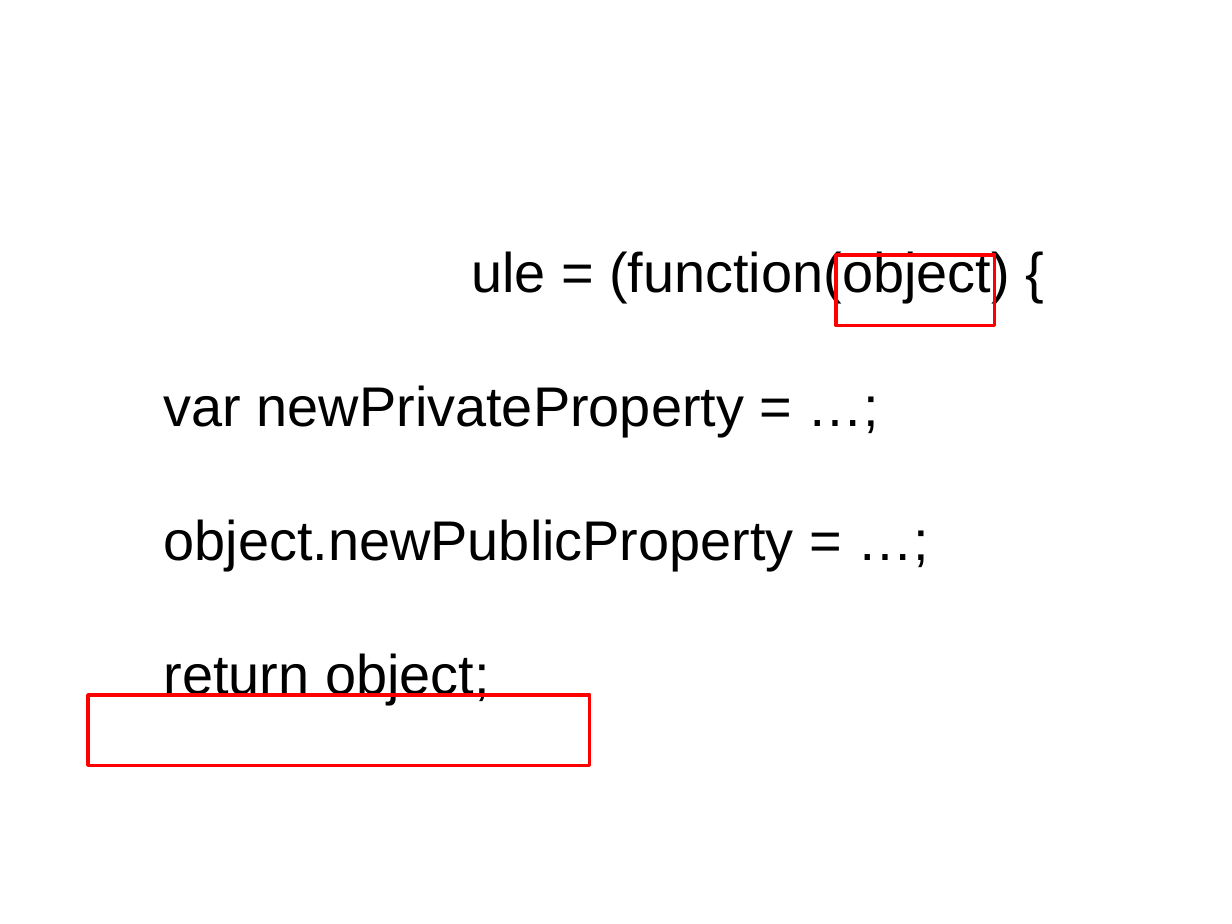
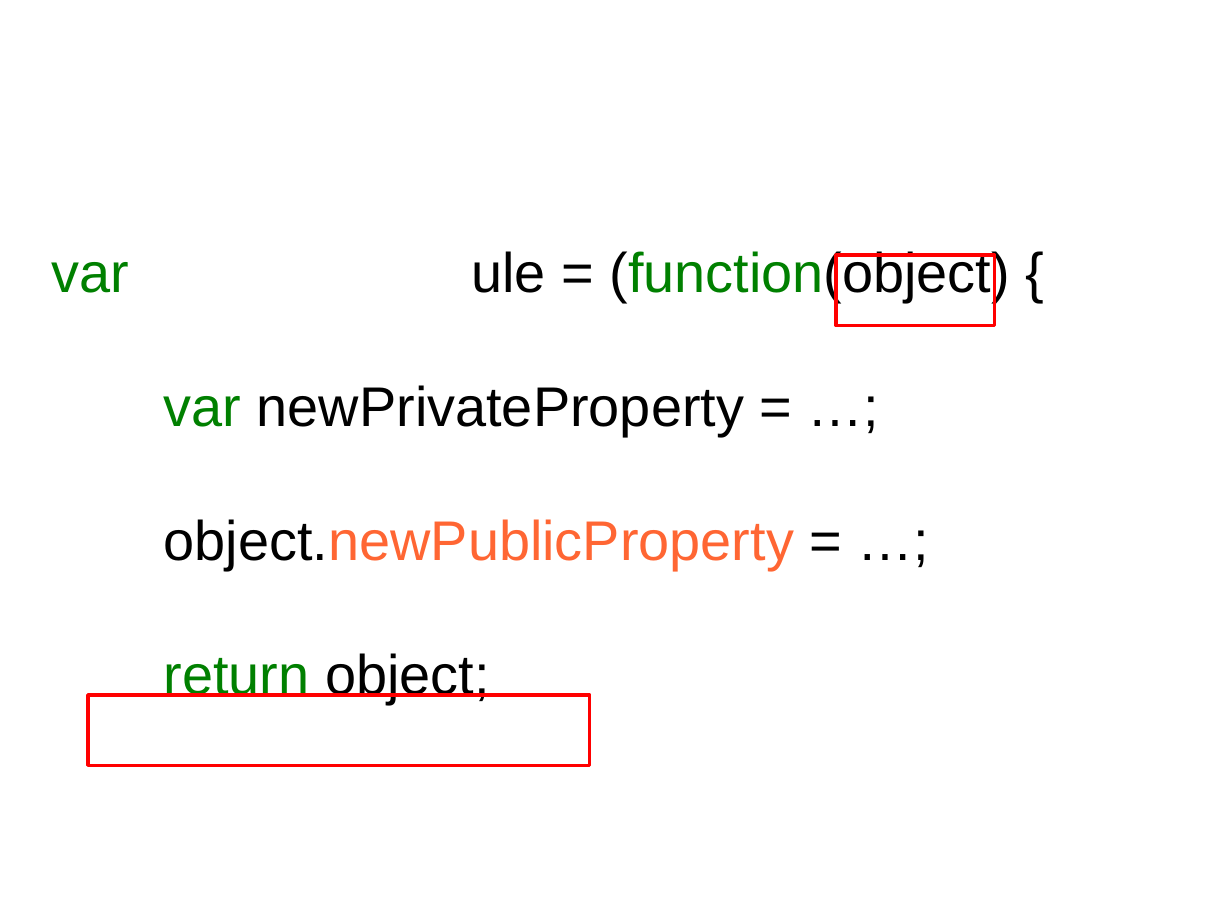
Before and after one commit to sattler/javascript-seminar-2015, a slide deck: slide 13 of presentation/Presentation.odp. Drawn at 1232x924 pixels with LibreOffice and Linux fonts; fonts in the diff are those of the drawing; background and template pictures are left out. Boxes give left, top, right and bottom in pixels: in the first picture for what was removed or moved away, otherwise in the second. Text is boxed around its words. In the diff, an @@ line names an element or a change of style, - is before the commit and + after.

Commit message:
Updated presentation

```diff
--- a/presentation/Presentation.odp
+++ b/presentation/Presentation.odp
@@ text at (52, 251, 1010, 704): text colour #FFFFFF to #008000 in "var"; text colour #000000 to #008000 in "(function(object)", "var", "return"; text colour #000000 to #FF6633 in "object.newPublicProperty" @@
```
Also in this commit, not shown: 1 other slide changed, 1 slide added.
